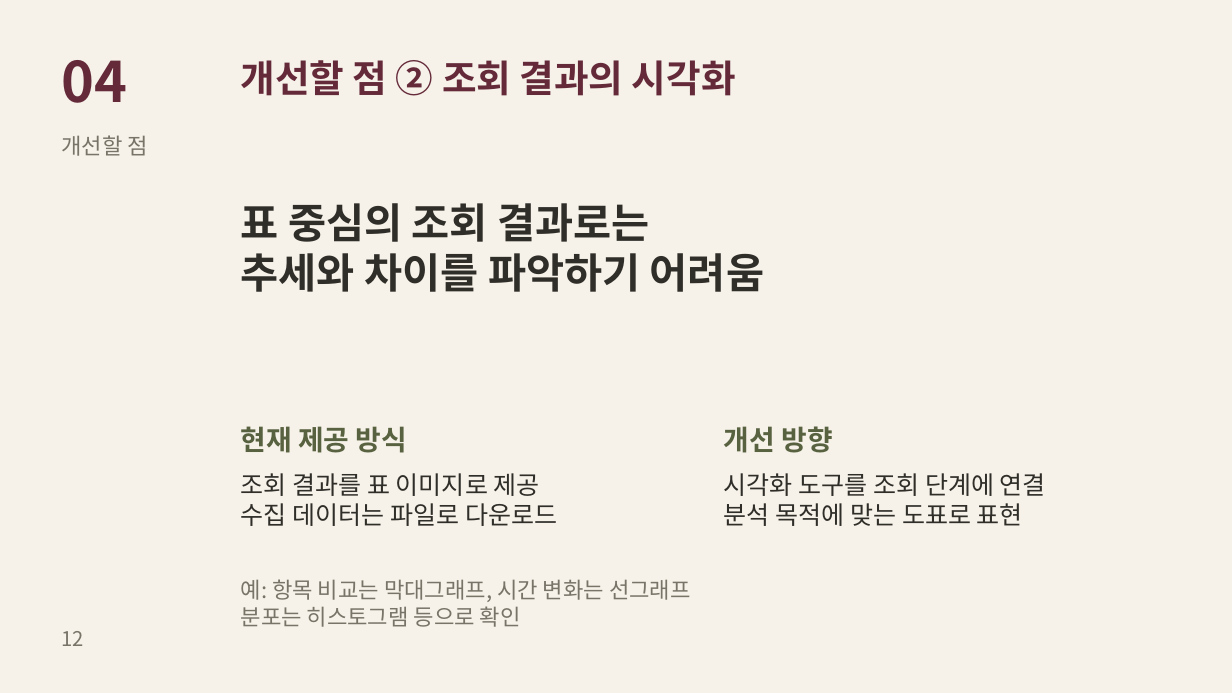
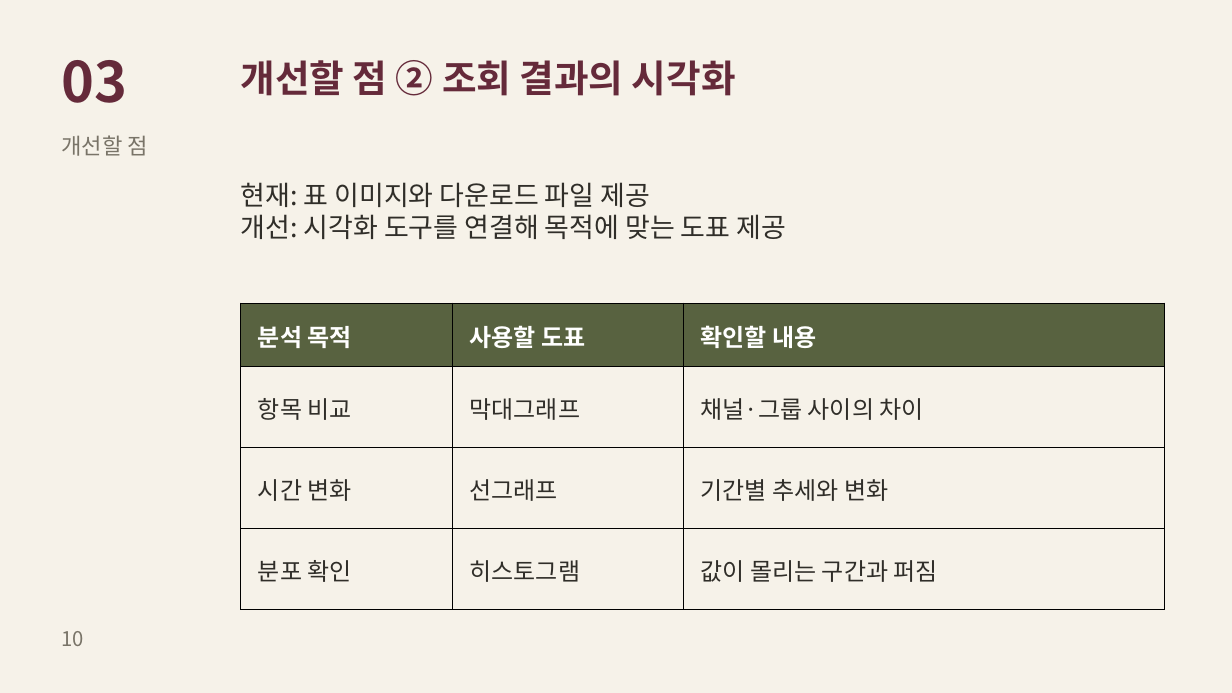
Before and after one commit to skh001218/DA-Agent, a slide deck: slide 10 of DA-Agent Project.pptx (slide 12 before the commit). Drawn at 1232x693 pixels with LibreOffice and Linux fonts; fonts in the diff are those of the drawing. Boxes give left, top, right and bottom in pixels: in the first picture for what was removed or moved away, otherwise in the second. Text is boxed around its words. In the diff, an @@ line names an element or a change of style, - is before the commit and + after.

```diff
--- a/DA-Agent Project.pptx
+++ b/DA-Agent Project.pptx
@@ text at [62, 60, 128, 103]: text changed @@
-04
+03
@@ text at [241, 182, 787, 239]: text changed; size 32.2 to 21 pt; bold off @@
-표 중심의 조회 결과로는
-추세와 차이를 파악하기 어려움
+현재: 표 이미지와 다운로드 파일 제공
+개선: 시각화 도구를 연결해 목적에 맞는 도표 제공
@@ table added at [240, 303, 1165, 607], 4 rows, 3 columns @@
+분석 목적 | 사용할 도표 | 확인할 내용
+항목 비교 | 막대그래프 | 채널·그룹 사이의 차이
+시간 변화 | 선그래프 | 기간별 추세와 변화
+분포 확인 | 히스토그램 | 값이 몰리는 구간과 퍼짐
@@ text removed at [241, 426, 407, 453] @@
-현재 제공 방식
@@ text removed at [724, 426, 832, 453] @@
-개선 방향
@@ text removed at [241, 473, 557, 526] @@
-조회 결과를 표 이미지로 제공
-수집 데이터는 파일로 다운로드
@@ text removed at [724, 473, 1046, 526] @@
-시각화 도구를 조회 단계에 연결
-분석 목적에 맞는 도표로 표현
@@ text removed at [241, 579, 691, 627] @@
-예: 항목 비교는 막대그래프, 시간 변화는 선그래프
-분포는 히스토그램 등으로 확인
@@ text at [62, 631, 84, 646]: text changed @@
-12
+10
```
Also in this commit, not shown: 8 other slides changed, 3 slides removed, 1 other file.
